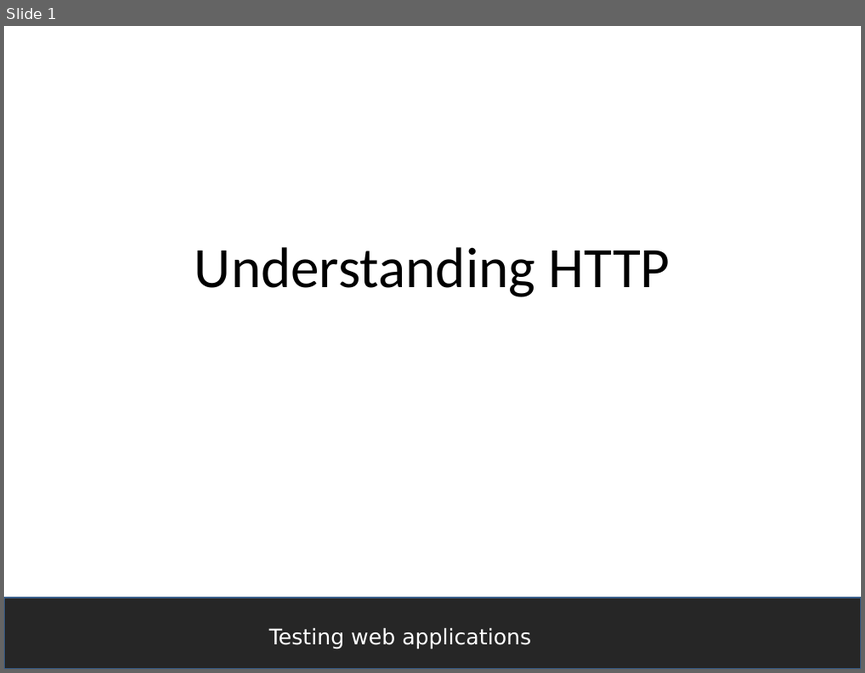
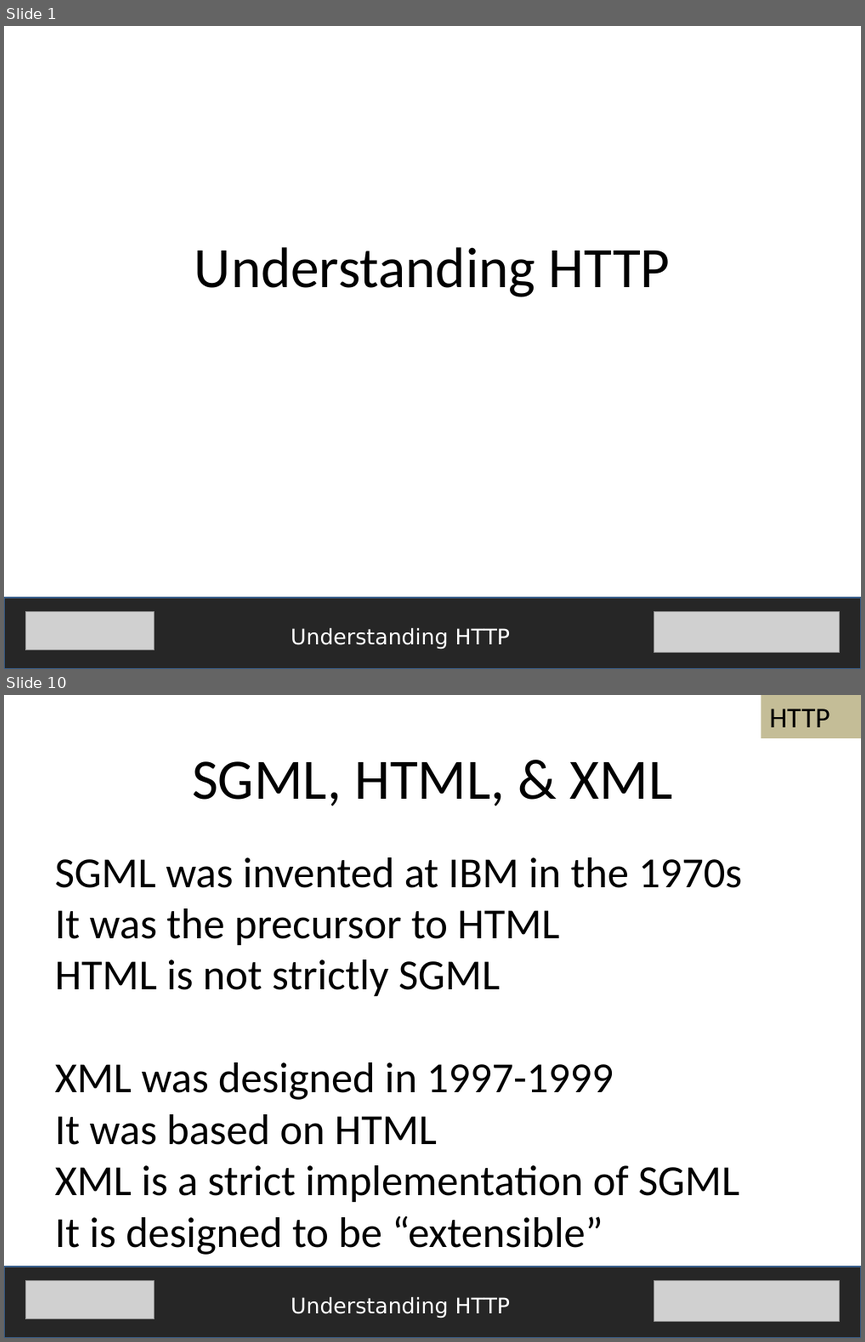
Before and after one commit to fijiaaron/testing-web-apps-and-services, a slide deck: presentations/Understanding HTTP.pptx. Shown one above the other, each under a label of ours: slide 1 before the commit, slides 1 and 10 after it; the slides between them are not shown. The pictures are 865x673 and 865x1342 pixels, drawn with LibreOffice and Linux fonts; fonts in the diff are those of the drawing; grey boxes stand for pictures. Boxes give left, top, right and bottom in pixels: in the first picture for what was removed or moved away, otherwise in the second. Text is boxed around its words. In the diff, an @@ line names an element or a change of style, - is before the commit and + after.

Commit message:
finished understanding web services presentation

```diff
--- a/presentations/Understanding HTTP.pptx
+++ b/presentations/Understanding HTTP.pptx
@@ slide 10 added at [4,695,861,1338], background #FFFFFF @@
@@ rectangle added at [760,695,861,737], fill #C4BD97, 24 pt, text #000000 @@
+HTTP
@@ text added at [192,761,672,806], 48 pt, text #000000 @@
+SGML, HTML, & XML
@@ text added at [55,857,742,1254], 36 pt, text #000000 @@
+SGML was invented at IBM in the 1970s
+It was the precursor to HTML
+HTML is not strictly SGML
+XML was designed in 1997-1999
+It was based on HTML
+XML is a strict implementation of SGML
+It is designed to be “extensible”
@@ rectangle added at [4,1266,861,1338], fill #262626, outline #3A5F8C 2 pt @@
@@ picture added at [25,1280,154,1319] @@
@@ picture added at [653,1280,840,1321] @@
@@ text added at [290,1297,510,1318], 18 pt, text #FFFFFF @@
+Understanding HTTP
@@ slide 1 changed as well @@
@@ picture added at [25,611,154,650] @@
@@ picture added at [653,611,840,652] @@
@@ text at [290,628,510,649]: text changed @@
-Testing web applications
+Understanding HTTP
```
Also in this commit, not shown: 20 other slides added, 2 other files.
